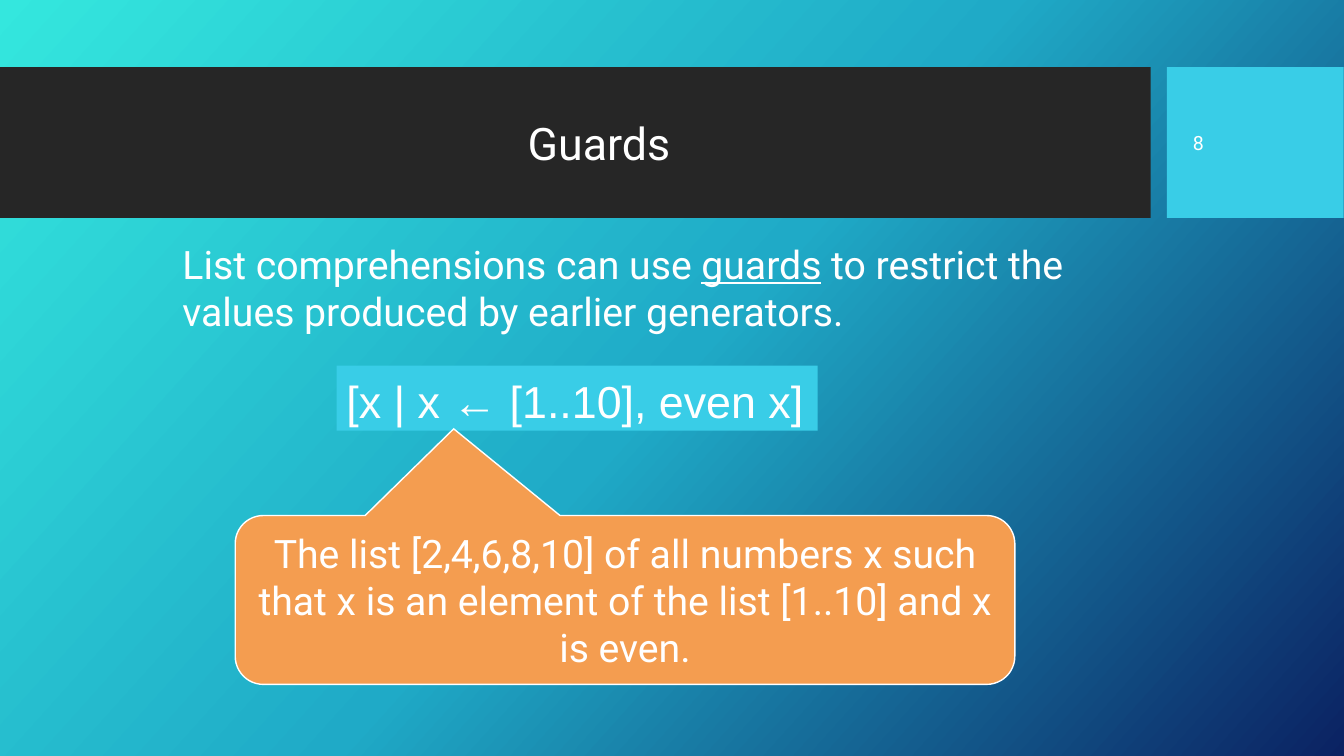
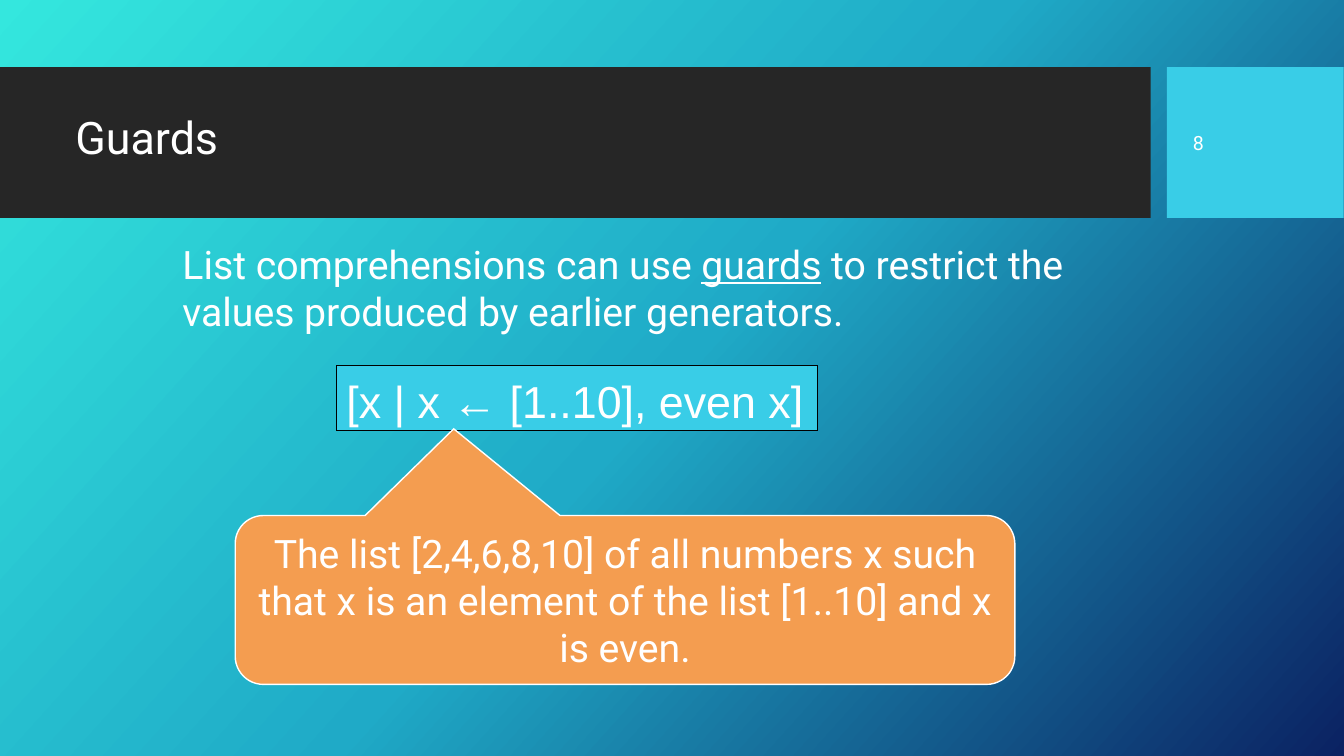
Before and after one commit to Fun-Prog-26/fun-prog-26, a slide deck: slide 9 of topic05-list-comprehensions/unit-05a-lectures/talk-1/a-list-comprehensions.pptx. Drawn at 1344x756 pixels with LibreOffice and Linux fonts; fonts in the diff are those of the drawing; background and template pictures are left out. Boxes give left, top, right and bottom in pixels: in the first picture for what was removed or moved away, otherwise in the second. Text is boxed around its words. In the diff, an @@ line names an element or a change of style, - is before the commit and + after.

```diff
--- a/topic05-list-comprehensions/unit-05a-lectures/talk-1/a-list-comprehensions.pptx
+++ b/topic05-list-comprehensions/unit-05a-lectures/talk-1/a-list-comprehensions.pptx
@@ title "Guards": place and size @@
-title "Guards" at [528,126,671,161]
+title "Guards" at [75,120,218,155]
@@ rectangle "[x | x ← [1..10], ..." at [337,366,818,432]: outline none to #000000 0.75 pt @@
```
Also in this commit, not shown: 19 other slides changed, 17 other files.
